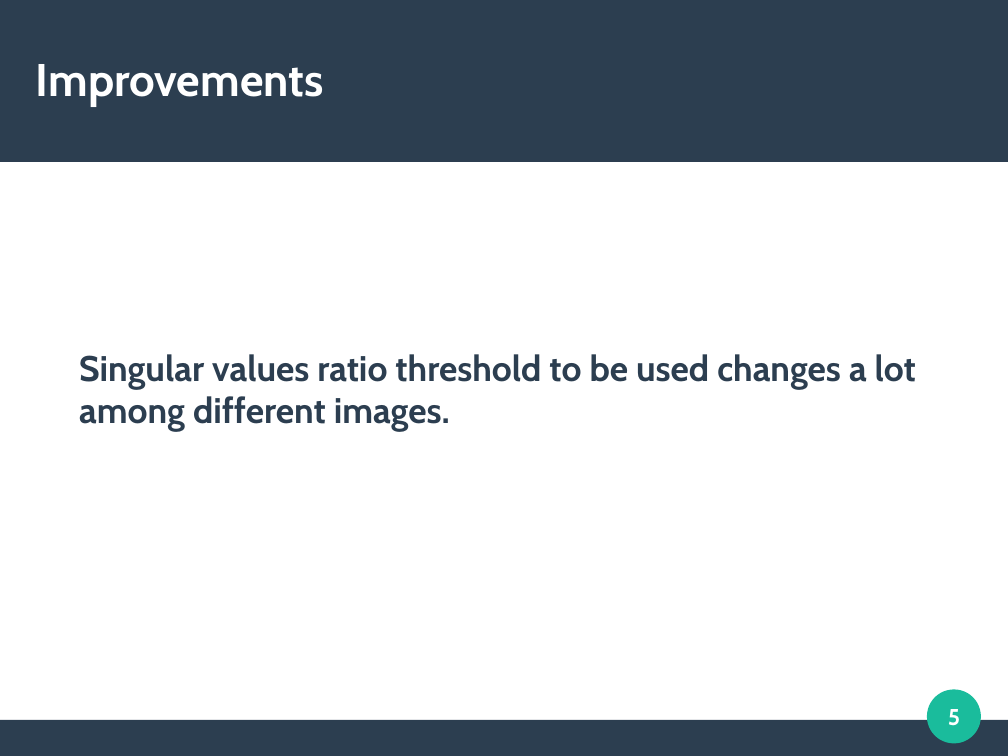
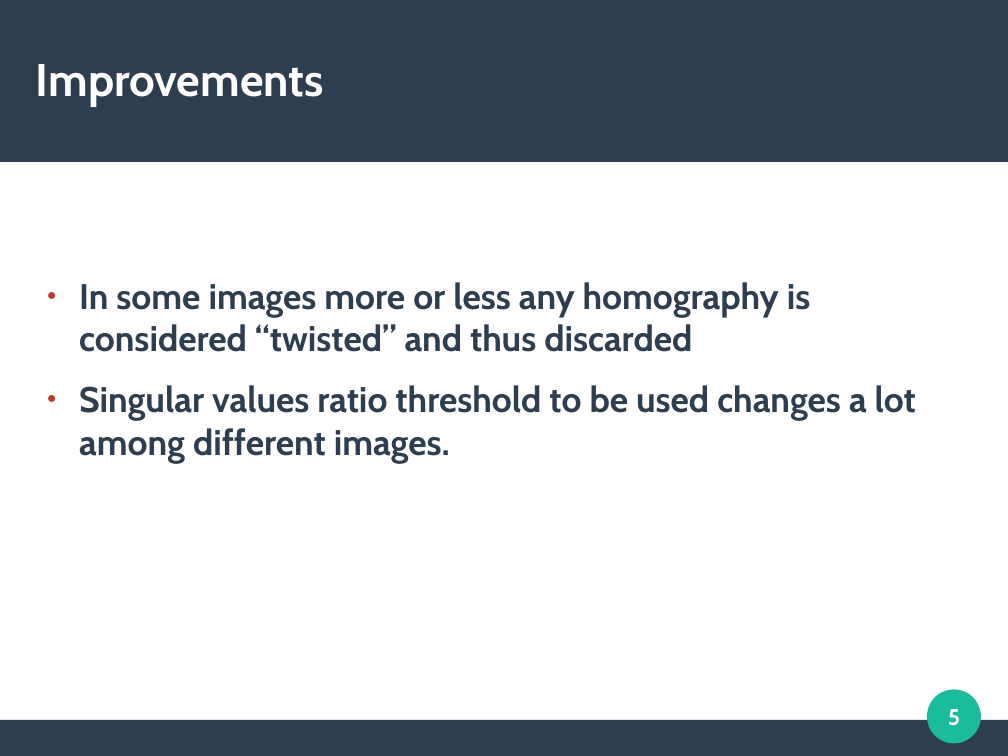
Before and after one commit to ineveLoppiliF/ComputerVision_breakthroughs, a slide deck: slide 5 of Presentations/Second.odp. Drawn at 1008x756 pixels with LibreOffice and Linux fonts; fonts in the diff are those of the drawing. Boxes give left, top, right and bottom in pixels: in the first picture for what was removed or moved away, otherwise in the second. Text is boxed around its words. In the diff, an @@ line names an element or a change of style, - is before the commit and + after.

Commit message:
Presentation modified

```diff
--- a/Presentations/Second.odp
+++ b/Presentations/Second.odp
@@ text "In some images more or ...": place and size @@
-text "In some images more or ..." at (79,354,916,432)
+text "In some images more or ..." at (79,282,916,463)
@@ text at (79,282,811,352): paragraph added @@
+● In some images more or less any homography is considered “twisted” and thus discarded
@@ text at (79,385,916,463): bullet none to ● @@
```
Also in this commit, not shown: 2 other files.
